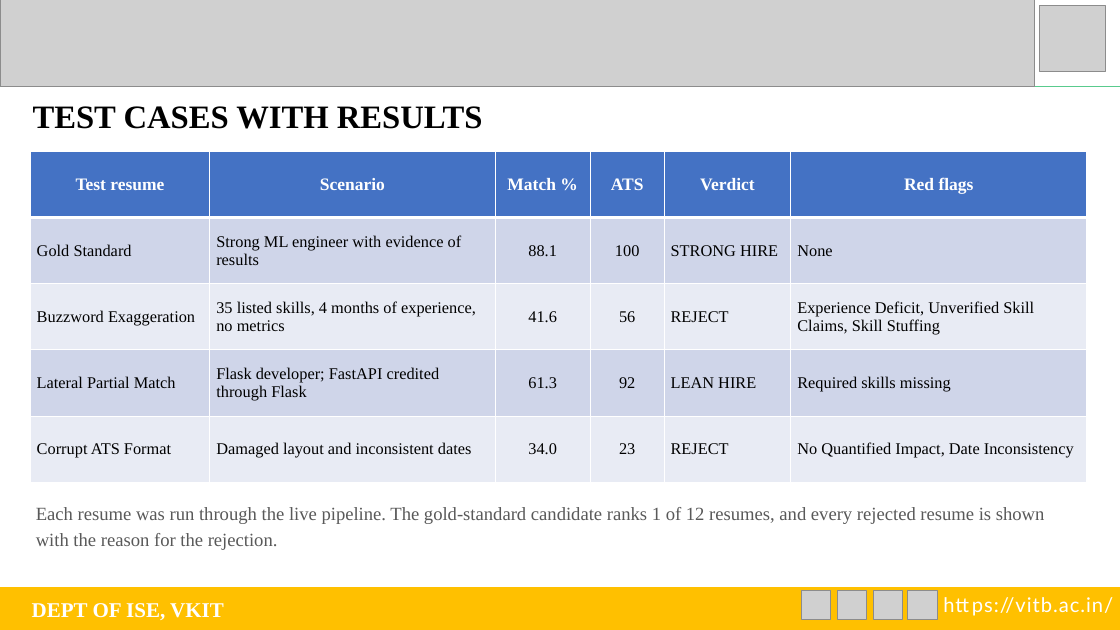
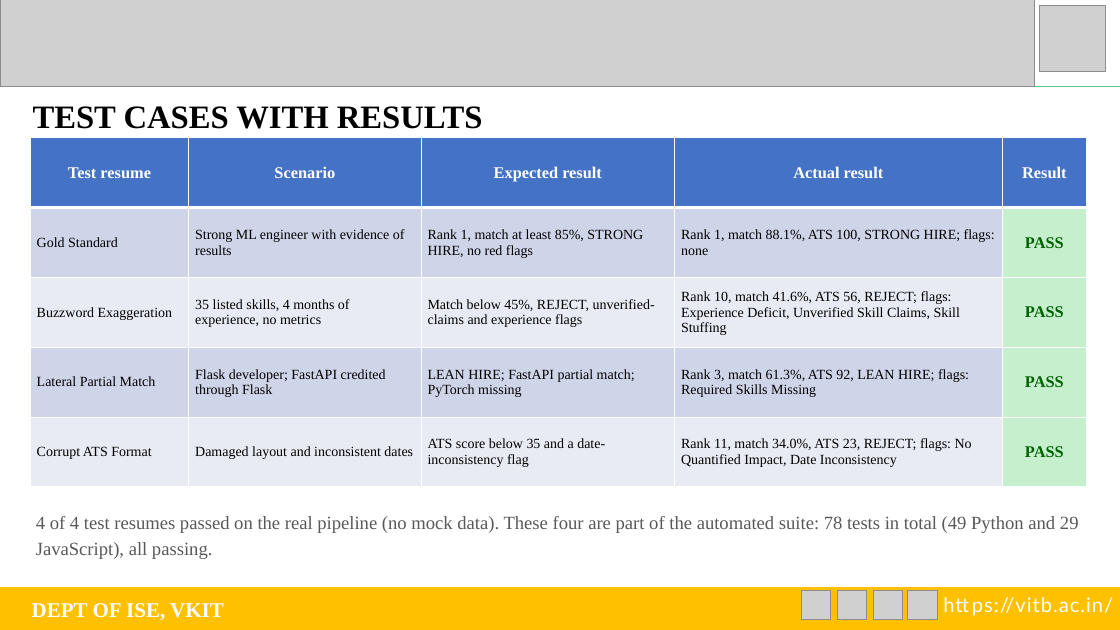
Before and after one commit to yashsay1808-bot/ai-recruitment-system, a slide deck: slide 18 of docs/ppt/FINAL PPT - Recruitment.pptx. Drawn at 1120x630 pixels with LibreOffice and Linux fonts; fonts in the diff are those of the drawing; grey boxes stand for pictures. Boxes give left, top, right and bottom in pixels: in the first picture for what was removed or moved away, otherwise in the second. Text is boxed around its words. In the diff, an @@ line names an element or a change of style, - is before the commit and + after.

```diff
--- a/docs/ppt/FINAL PPT - Recruitment.pptx
+++ b/docs/ppt/FINAL PPT - Recruitment.pptx
@@ table at [30,138,1088,487] @@
-column 3: Match % | 88.1 | 41.6 | 61.3 | 34.0
-column 4: ATS | 100 | 56 | 92 | 23
-column 5: Verdict | STRONG HIRE | REJECT | LEAN HIRE | REJECT
-column 6: Red flags | None | Experience Deficit, Unverified Skill Claims, Skill Stuffing | Required skills missing | No Quantified Impact, Date Inconsistency
+column 3: Expected result | Rank 1, match at least 85%, STRONG HIRE, no red flags | Match below 45%, REJECT, unverified-claims and experience flags | LEAN HIRE; FastAPI partial match; PyTorch missing | ATS score below 35 and a date-inconsistency flag
+column 4: Actual result | Rank 1, match 88.1%, ATS 100, STRONG HIRE; flags: none | Rank 10, match 41.6%, ATS 56, REJECT; flags: Experience Deficit, Unverified Skill Claims, Skill Stuffing | Rank 3, match 61.3%, ATS 92, LEAN HIRE; flags: Required Skills Missing | Rank 11, match 34.0%, ATS 23, REJECT; flags: No Quantified Impact, Date Inconsistency
+column 5: Result | PASS | PASS | PASS | PASS
@@ table: place and size @@
-table at [30,151,1087,482]
+table at [30,138,1088,487]
@@ text at [36,516,1079,559]: text changed @@
-Each resume was run through the live pipeline. The gold-standard candidate ranks 1 of 12 resumes, and every rejected resume is shown with the reason for the rejection.
+4 of 4 test resumes passed on the real pipeline (no mock data). These four are part of the automated suite: 78 tests in total (49 Python and 29 JavaScript), all passing.
```
Also in this commit, not shown: 10 other files.
